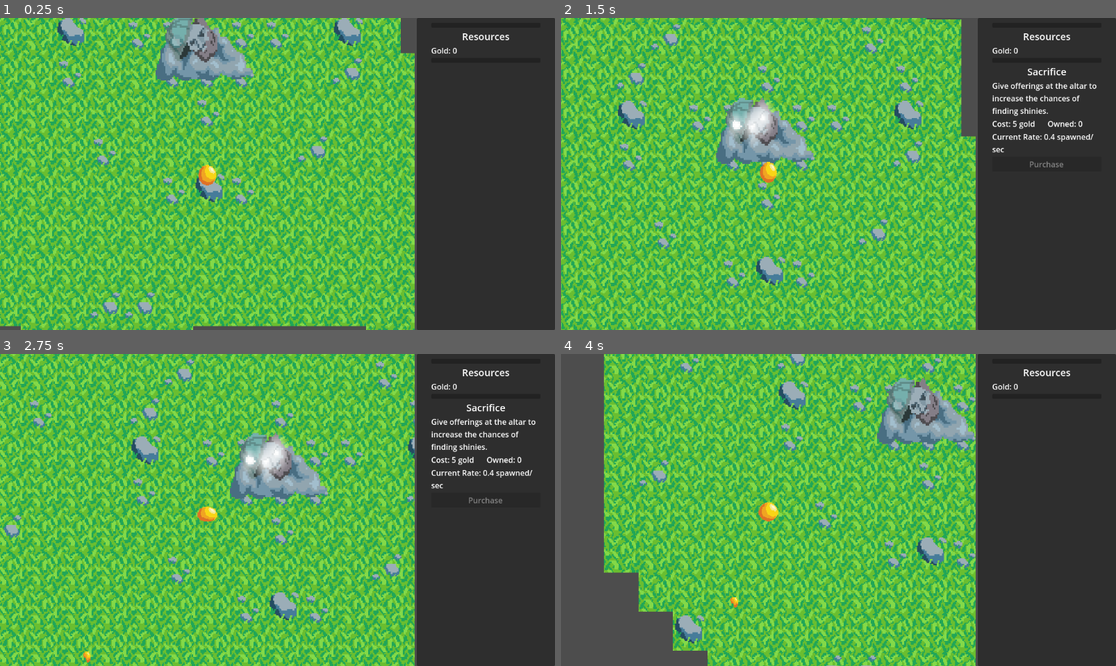
Above: before the commit, frames 1-4 (two rows, left to right).
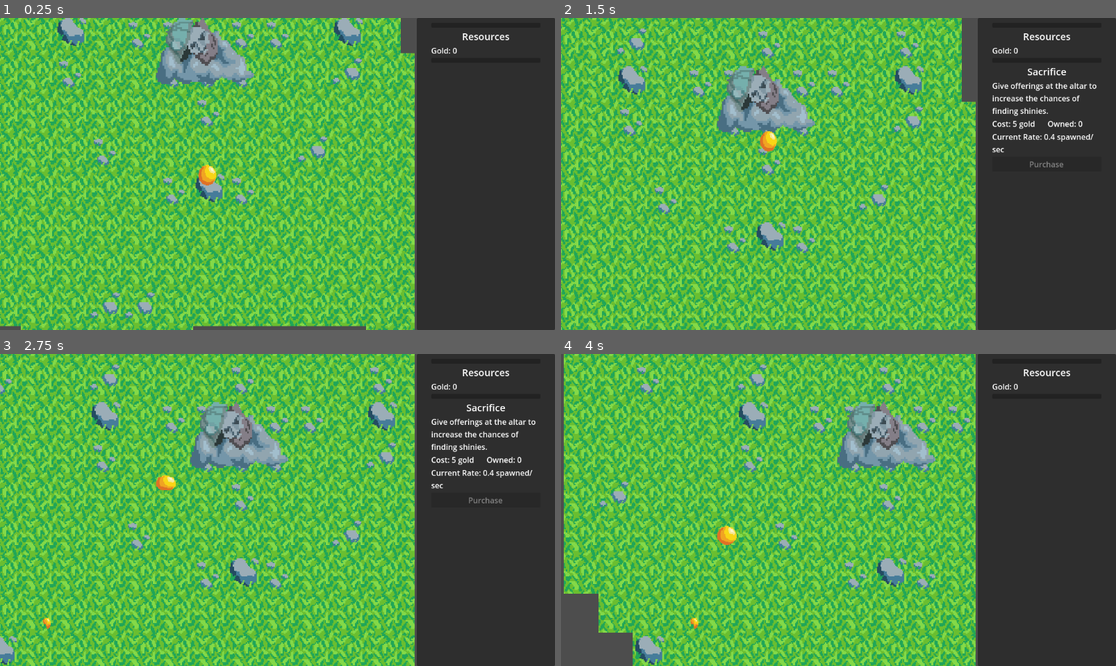
Above: after the commit, the same moments.

Repository: Fuzzy39/TeamJam
Game: Godot game, scene res://Scenes/Main.tscn
Two runs of this game, one before a commit and one after it. Both use one fixed random seed, a clock stepped at 60 frames per second and the inputs below.
Inputs:
- Up to frame 1 (0.25 s): no input
- Up to frame 2 (1.5 s): tap Enter at 0.5 s; hold Up (up) from 0.53 s (still down)
- Up to frame 3 (2.75 s): release Up (up) at 2.03 s; hold Left (left) from 2.03 s (still down)
- Up to frame 4 (4 s): release Left (left) at 3.53 s; hold Down (down) from 3.53 s (still down)

The runs differ from the first frame. In frame 1, 1.3% of the frame differs, in the area x 28-46%, y 0-22%; in frame 2, 55%, in the area x 0-75%, y 0-100%; in frame 3, 49%; in frame 4, 54%.
Error after the commit: Invalid call. Nonexistent function 'play' in base 'NodePath'. (res://Scripts/building.gd:15)

Commit message:
did some fancy things

Diff:
--- a/Scenes/building.tscn
+++ b/Scenes/building.tscn
@@ -1,48 +1,23 @@
-[gd_scene load_steps=6 format=3 uid="uid://4fk00lknnwkk"]
+[gd_scene load_steps=4 format=3 uid="uid://4fk00lknnwkk"]
 
 [ext_resource type="Script" path="res://Scripts/building.gd" id="1_nkvah"]
-[ext_resource type="Texture2D" uid="uid://dgc6pf2p24vvt" path="res://art/shrine off.png" id="2_b2xsk"]
-[ext_resource type="Texture2D" uid="uid://hosgptdc05qe" path="res://art/shrine on.png" id="3_2u4xy"]
 
-[sub_resource type="SpriteFrames" id="SpriteFrames_gr3ay"]
-animations = [{
-"frames": [{
-"duration": 1.0,
-"texture": ExtResource("2_b2xsk")
-}],
-"loop": true,
-"name": &"default",
-"speed": 5.0
-}, {
-"frames": [{
-"duration": 1.0,
-"texture": ExtResource("3_2u4xy")
-}],
-"loop": true,
-"name": &"glowing",
-"speed": 5.0
-}]
+[sub_resource type="RectangleShape2D" id="RectangleShape2D_yjhim"]
+size = Vector2(60, 37)
 
 [sub_resource type="RectangleShape2D" id="RectangleShape2D_djk7y"]
 size = Vector2(76, 49)
 
 [node name="Building" type="StaticBody2D"]
-position = Vector2(85, 90)
+position = Vector2(77, 90)
 script = ExtResource("1_nkvah")
 
-[node name="AnimatedSprite2D" type="AnimatedSprite2D" parent="."]
-position = Vector2(1, -13)
-sprite_frames = SubResource("SpriteFrames_gr3ay")
-
-[node name="CollisionShape2D" type="CollisionPolygon2D" parent="."]
-position = Vector2(0, -1)
-polygon = PackedVector2Array(-31, 18, 31, 17, 30, 11, 0, -18, -20, -18)
+[node name="CollisionShape2D" type="CollisionShape2D" parent="."]
+shape = SubResource("RectangleShape2D_yjhim")
 
 [node name="Proximity" type="Area2D" parent="."]
-position = Vector2(0, -1)
 
 [node name="CollisionShape2D" type="CollisionShape2D" parent="Proximity"]
-position = Vector2(-1, 0.5)
 shape = SubResource("RectangleShape2D_djk7y")
 
 [connection signal="body_entered" from="Proximity" to="." method="_on_proximity_body_entered"]
--- /dev/null
+++ b/Scenes/gold_spawn_area.tscn
@@ -0,0 +1,6 @@
+[gd_scene load_steps=2 format=3 uid="uid://c388pgefrom5"]
+
+[ext_resource type="Script" path="res://Scripts/gold_spawn_area.gd" id="1_h7vkl"]
+
+[node name="gold_spawn_area" type="Area2D"]
+script = ExtResource("1_h7vkl")
--- a/Scenes/player.tscn
+++ b/Scenes/player.tscn
@@ -189,5 +189,7 @@
 
 [node name="Camera2D" type="Camera2D" parent="."]
 zoom = Vector2(1.5, 1.5)
+drag_horizontal_enabled = true
+drag_vertical_enabled = true
 
 [connection signal="animation_finished" from="Sprite" to="." method="_on_sprite_animation_finished"]
--- a/Scenes/world.tscn
+++ b/Scenes/world.tscn
@@ -1,9 +1,12 @@
-[gd_scene load_steps=7 format=3 uid="uid://77tgh2eswlxq"]
+[gd_scene load_steps=12 format=3 uid="uid://77tgh2eswlxq"]
 
 [ext_resource type="Script" path="res://Scripts/world.gd" id="1_vnhc0"]
 [ext_resource type="Texture2D" uid="uid://csdltwcoxw6qk" path="res://art/Grass Tileset 1.png" id="2_fbqp8"]
 [ext_resource type="PackedScene" uid="uid://bmhyhsixugfo" path="res://Scenes/player.tscn" id="3_2w0vj"]
-[ext_resource type="PackedScene" path="res://Scenes/building.tscn" id="3_qwrtd"]
+[ext_resource type="PackedScene" uid="uid://4fk00lknnwkk" path="res://Scenes/building.tscn" id="3_qwrtd"]
+[ext_resource type="Texture2D" uid="uid://dgc6pf2p24vvt" path="res://art/shrine off.png" id="4_a1ex4"]
+[ext_resource type="Texture2D" uid="uid://hosgptdc05qe" path="res://art/shrine on.png" id="5_ou2n2"]
+[ext_resource type="PackedScene" uid="uid://c388pgefrom5" path="res://Scenes/gold_spawn_area.tscn" id="7_1jicg"]
 
 [sub_resource type="TileSetAtlasSource" id="TileSetAtlasSource_hj2k1"]
 texture = ExtResource("2_fbqp8")
@@ -17,6 +20,28 @@
 tile_size = Vector2i(32, 32)
 sources/0 = SubResource("TileSetAtlasSource_hj2k1")
 
+[sub_resource type="SpriteFrames" id="SpriteFrames_wgqnh"]
+animations = [{
+"frames": [{
+"duration": 1.0,
+"texture": ExtResource("4_a1ex4")
+}],
+"loop": true,
+"name": &"off",
+"speed": 5.0
+}, {
+"frames": [{
+"duration": 1.0,
+"texture": ExtResource("5_ou2n2")
+}],
+"loop": true,
+"name": &"on",
+"speed": 5.0
+}]
+
+[sub_resource type="RectangleShape2D" id="RectangleShape2D_ifch2"]
+size = Vector2(789.5, 360.75)
+
 [node name="World" type="Node2D"]
 script = ExtResource("1_vnhc0")
 
@@ -28,7 +53,20 @@
 [node name="Altar" parent="." instance=ExtResource("3_qwrtd")]
 position = Vector2(298, 29)
 scale = Vector2(1.5, 1.5)
+sprite = NodePath("AnimatedSprite2D")
+
+[node name="AnimatedSprite2D" type="AnimatedSprite2D" parent="Altar"]
+position = Vector2(1.33333, -11.3333)
+sprite_frames = SubResource("SpriteFrames_wgqnh")
+animation = &"off"
 
 [node name="Player" parent="." instance=ExtResource("3_2w0vj")]
 position = Vector2(301, 131)
 speed = 100
+
+[node name="gold_spawn_area" parent="." instance=ExtResource("7_1jicg")]
+shape = NodePath("CollisionShape2D")
+
+[node name="CollisionShape2D" type="CollisionShape2D" parent="gold_spawn_area"]
+position = Vector2(286, 331)
+shape = SubResource("RectangleShape2D_ifch2")
--- a/Scripts/building.gd
+++ b/Scripts/building.gd
@@ -1,4 +1,6 @@
 extends StaticBody2D
+
+@export_node_path("AnimatedSprite2D") var sprite
 
 signal player_entered
 signal player_exited
@@ -10,11 +12,11 @@
 
 	if body.has_method("is_player"):
 		emit_signal("player_entered")
-		$AnimatedSprite2D.play("glowing")
+		sprite.play("on")
 
 
 func _on_proximity_body_exited(body):
 
 	if body.has_method("is_player"):
 		emit_signal("player_exited")
-		$AnimatedSprite2D.play("default")
+		sprite.play("off")
--- /dev/null
+++ b/Scripts/gold_spawn_area.gd
@@ -0,0 +1,18 @@
+extends Area2D
+
+@export_node_path("CollisionShape2D") var shape
+
+var gold = preload("res://Scenes/gold_piece.tscn")
+var gold_due:float = 0;
+
+"""func _process(delta):
+	gold_due += delta*Global.gold_spawned_per_sec;
+	while(gold_due>1):
+		var piece = gold.instantiate();
+
+		var x_pos = randi_range(0, 1)#within range of the collisionshape
+		var y_pos
+
+		piece.position = Vector2(3,3)
+		add_child(piece);
+		gold_due-=1;"""
